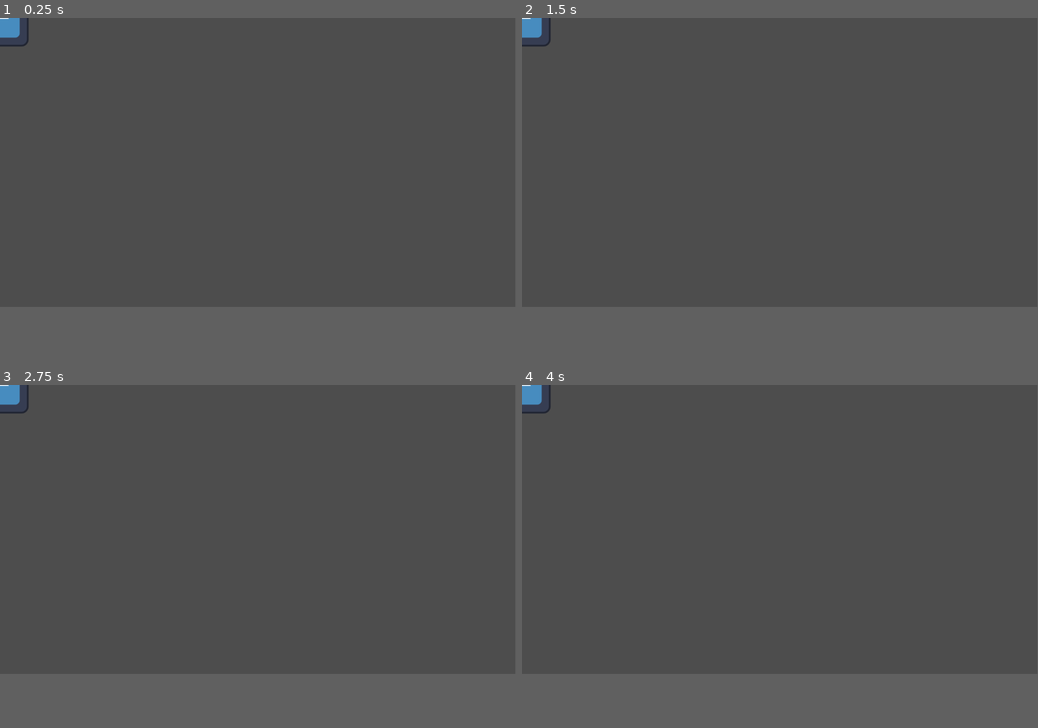
Above: before the commit, frames 1-4 (two rows, left to right).
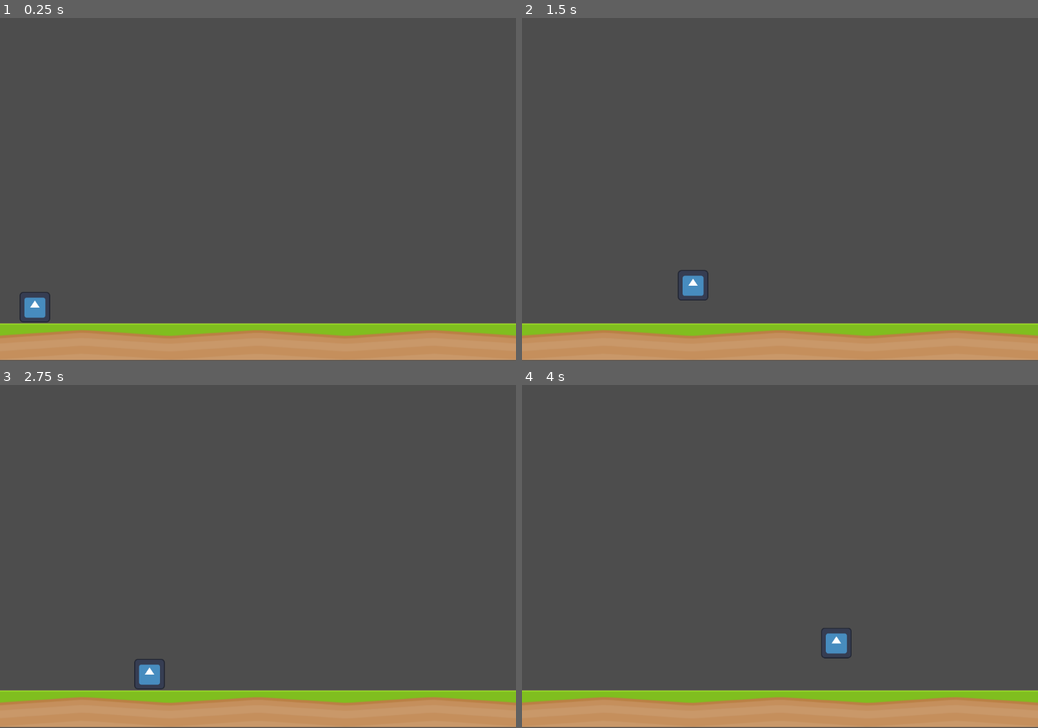
Above: after the commit, the same moments.

Repository: shapeshiftingrabbits/godot_wildjam_76
Game: Godot game, scene res://prototype.tscn
Two runs of this game, one before a commit and one after it. Both use one fixed random seed, a clock stepped at 60 frames per second and the inputs below. The project has no main scene, so this scene is started directly. The engine's default icon, where the game draws it, is replaced by a stand-in: a white triangle on a blue panel in a dark square.
Inputs:
- Up to frame 1 (0.25 s): no input
- Up to frame 2 (1.5 s): tap Enter (ui_accept) at 0.5, 0.6, 0.77, 1.07, 1.35 s; hold Right (ui_right) from 0.53 s (still down)
- Up to frame 3 (2.75 s): tap Enter (ui_accept) at 1.52, 1.82, 2.1 s; release Right (ui_right) at 2.03 s; hold Left (ui_left) from 2.03 s (still down)
- Up to frame 4 (4 s): release Left (ui_left) at 2.78 s; hold Right (ui_right) from 2.78 s (still down); tap Enter (ui_accept) at 2.85, 3.02, 3.32, 3.6, 3.77 s
In our replay, the window is 799x449 before the commit and 800x533 after it. These sizes can differ from the game's own. Grey fills any space a smaller window leaves; there, only what the larger window draws over its background counts as a difference.

The runs differ from the first frame. In frame 1, 11% of the frame differs, in the area x 0-100%, y 0-100%; in frame 2, 11%; in frame 3, 11%; in frame 4, 11%.

Commit message:
add character in
- add floor to scene

Diff:
--- a/project.godot
+++ b/project.godot
@@ -14,6 +14,11 @@
 config/features=PackedStringArray("4.3", "GL Compatibility")
 config/icon="res://icon.svg"
 
+[display]
+
+window/size/viewport_width=1080
+window/size/viewport_height=720
+
 [rendering]
 
 renderer/rendering_method="gl_compatibility"
--- a/prototype.tscn
+++ b/prototype.tscn
@@ -1,15 +1,40 @@
-[gd_scene load_steps=3 format=3 uid="uid://bq3882tkp8hwx"]
+[gd_scene load_steps=6 format=3 uid="uid://bq3882tkp8hwx"]
 
 [ext_resource type="Texture2D" uid="uid://bt043n8scsipo" path="res://icon.svg" id="1_aq8cg"]
+[ext_resource type="Script" path="res://scripts/move.gd" id="1_xoidt"]
+[ext_resource type="Texture2D" uid="uid://bb76chblox1qy" path="res://textures/grassMid.png" id="3_we4ca"]
 
 [sub_resource type="CapsuleShape2D" id="CapsuleShape2D_6eaqc"]
+radius = 37.0
+height = 74.0
+
+[sub_resource type="RectangleShape2D" id="RectangleShape2D_24u1r"]
+size = Vector2(1100, 74)
 
 [node name="Node2D" type="Node2D"]
 
 [node name="CharacterBody2D" type="CharacterBody2D" parent="."]
+position = Vector2(73, 580)
+script = ExtResource("1_xoidt")
 
 [node name="CollisionShape2D" type="CollisionShape2D" parent="CharacterBody2D"]
 shape = SubResource("CapsuleShape2D_6eaqc")
 
 [node name="Sprite2D" type="Sprite2D" parent="CharacterBody2D"]
+scale = Vector2(0.5, 0.5)
 texture = ExtResource("1_aq8cg")
+
+[node name="StaticBody2D" type="StaticBody2D" parent="."]
+position = Vector2(0, 644)
+
+[node name="CollisionShape2D" type="CollisionShape2D" parent="StaticBody2D"]
+position = Vector2(540, 37)
+shape = SubResource("RectangleShape2D_24u1r")
+
+[node name="Sprite2D" type="Sprite2D" parent="StaticBody2D"]
+texture_repeat = 2
+position = Vector2(539.5, 36)
+scale = Vector2(15.742, 1.1)
+texture = ExtResource("3_we4ca")
+region_enabled = true
+region_rect = Rect2(0, 0, 70, 70)
--- /dev/null
+++ b/scripts/move.gd
@@ -0,0 +1,25 @@
+extends CharacterBody2D
+
+
+const SPEED = 300.0
+const JUMP_VELOCITY = -400.0
+
+
+func _physics_process(delta: float) -> void:
+	# Add the gravity.
+	if not is_on_floor():
+		velocity += get_gravity() * delta
+
+	# Handle jump.
+	if Input.is_action_just_pressed("ui_accept") and is_on_floor():
+		velocity.y = JUMP_VELOCITY
+
+	# Get the input direction and handle the movement/deceleration.
+	# As good practice, you should replace UI actions with custom gameplay actions.
+	var direction := Input.get_axis("ui_left", "ui_right")
+	if direction:
+		velocity.x = direction * SPEED
+	else:
+		velocity.x = move_toward(velocity.x, 0, SPEED)
+
+	move_and_slide()
Binary file added: textures/grassMid.png
Not shown, added: textures/grassMid.png.import
